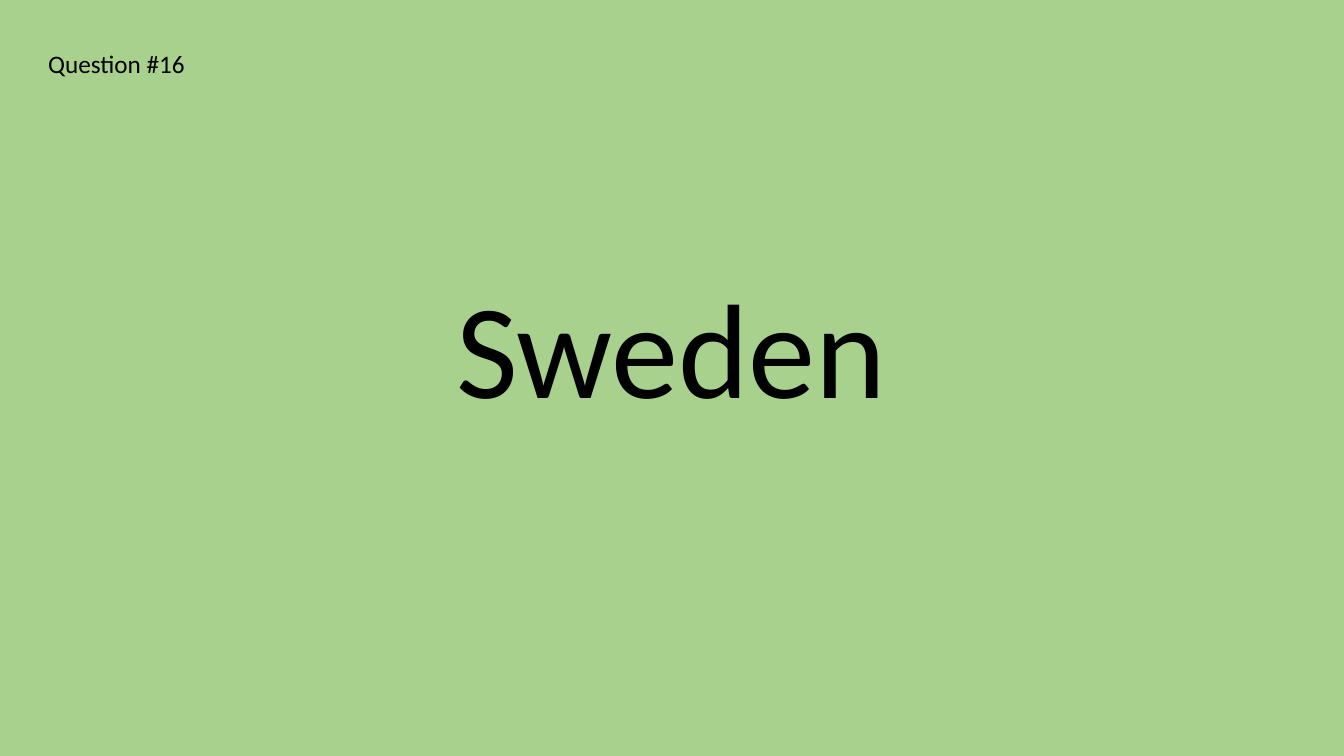
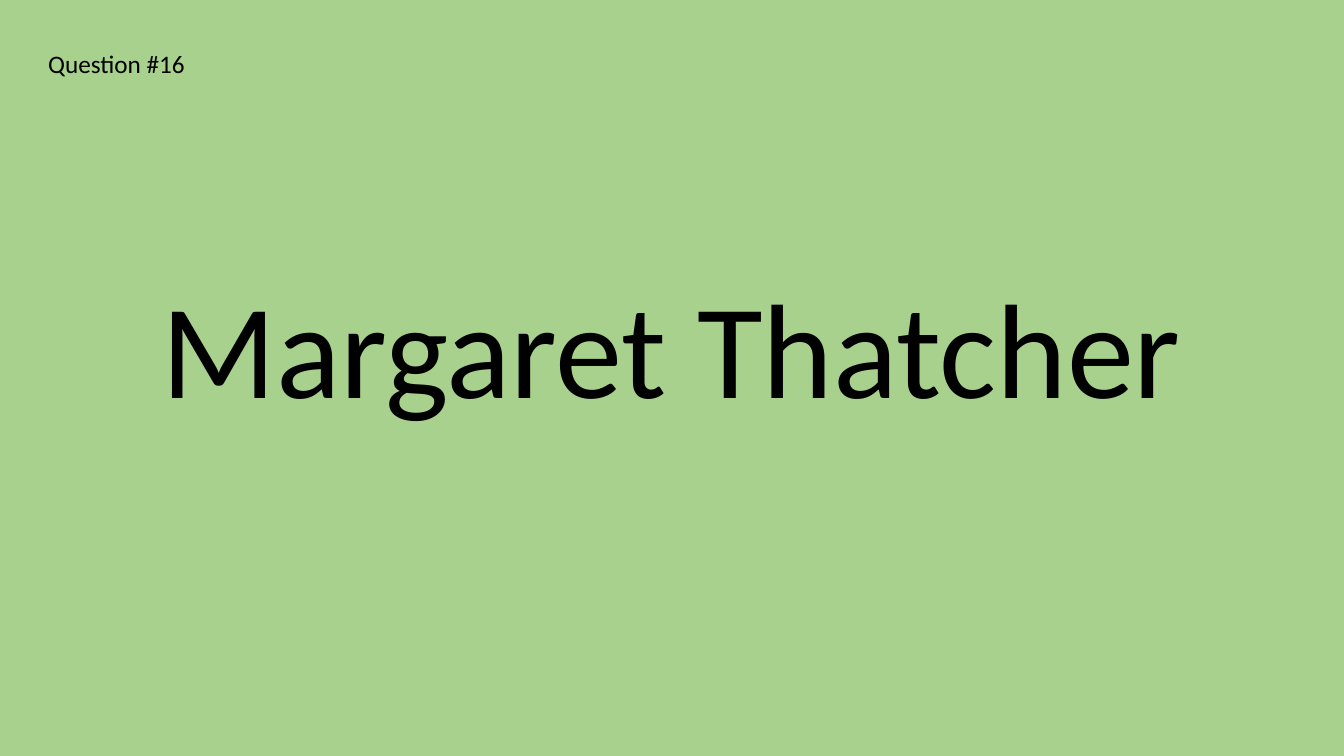
Before and after one commit to abartoha/quiz, a slide deck: slide 33 of MegaQuiz/MegaQuizFinal.pptx. Drawn at 1344x756 pixels with LibreOffice and Linux fonts; fonts in the diff are those of the drawing. Boxes give left, top, right and bottom in pixels: in the first picture for what was removed or moved away, otherwise in the second. Text is boxed around its words. In the diff, an @@ line names an element or a change of style, - is before the commit and + after.

```diff
--- a/MegaQuiz/MegaQuizFinal.pptx
+++ b/MegaQuiz/MegaQuizFinal.pptx
@@ text at (x1=161, y1=304, x2=1180, y2=421): text changed @@
-Sweden
+Margaret Thatcher
```
Also in this commit, not shown: 5 other slides changed, 4 slides added, 2 slides removed.
